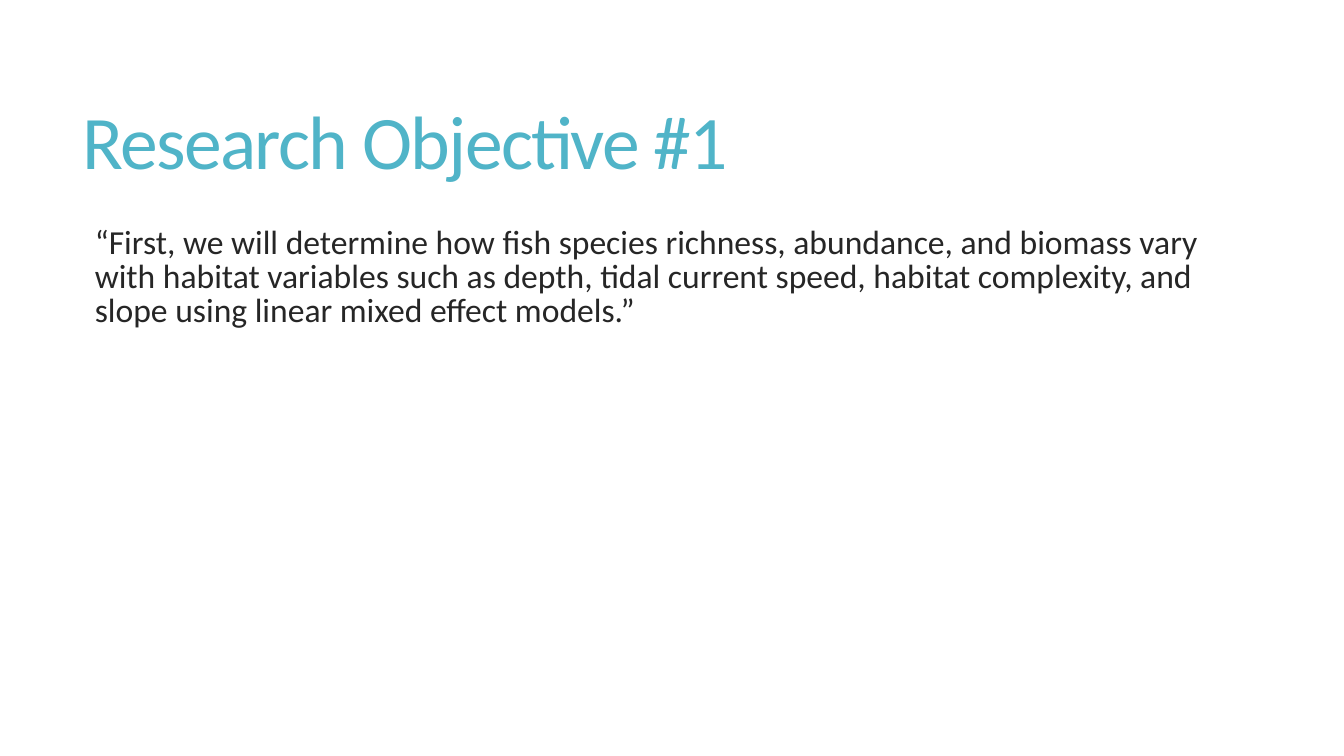
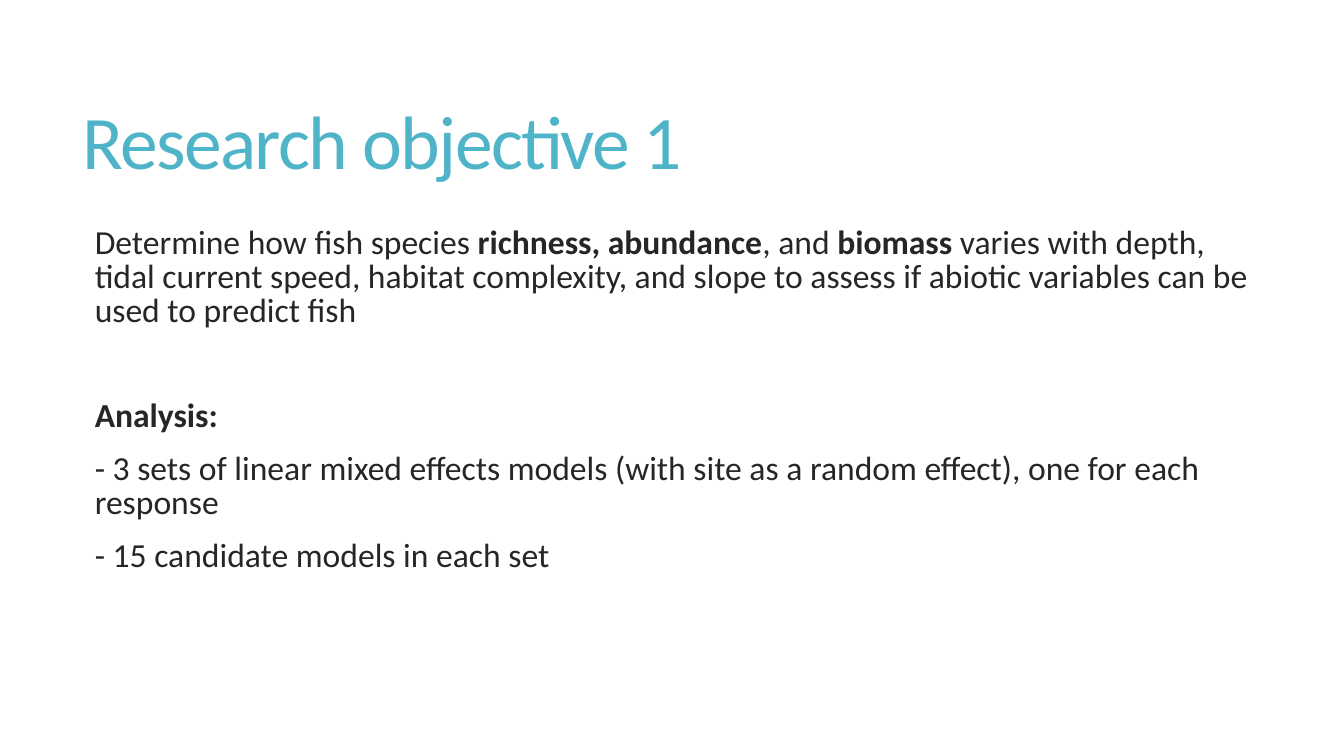
Before and after one commit to fionatfrancis/HiLo-Fish, a slide deck: slide 3 of HiLoAnalysisUpdate.pptx (slide 2 before the commit). Drawn at 1344x756 pixels with LibreOffice and Linux fonts; fonts in the diff are those of the drawing. Boxes give left, top, right and bottom in pixels: in the first picture for what was removed or moved away, otherwise in the second. Text is boxed around its words. In the diff, an @@ line names an element or a change of style, - is before the commit and + after.

```diff
--- a/HiLoAnalysisUpdate.pptx
+++ b/HiLoAnalysisUpdate.pptx
@@ title at [83,116,682,182]: text changed @@
-Research Objective #1
+Research objective 1
@@ text at [95,230,1247,568]: text changed @@
-  “First, we will determine how fish species richness, abundance, and biomass vary with habitat variables such as depth, tidal current speed, habitat complexity, and slope using linear mixed effect models.”
+  Determine how fish species richness, abundance, and biomass varies with depth, tidal current speed, habitat complexity, and slope to assess if abiotic variables can be used to predict fish
+  Analysis:
+  - 3 sets of linear mixed effects models (with site as a random effect), one for each response
+  - 15 candidate models in each set
```
Also in this commit, not shown: 4 other slides changed, 6 slides added, 2 slides removed.
